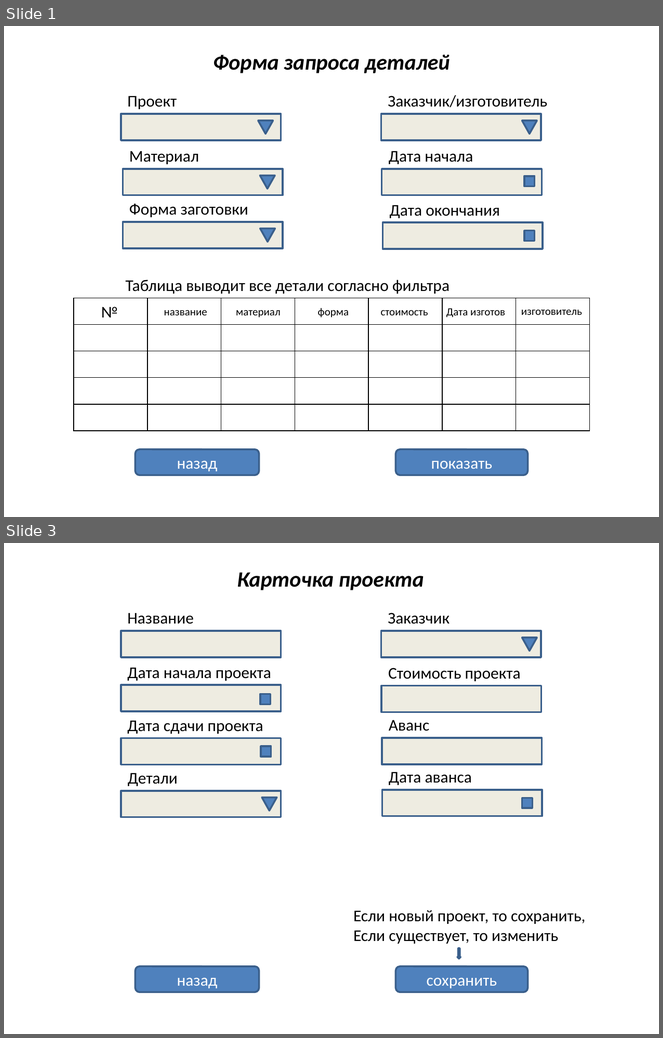
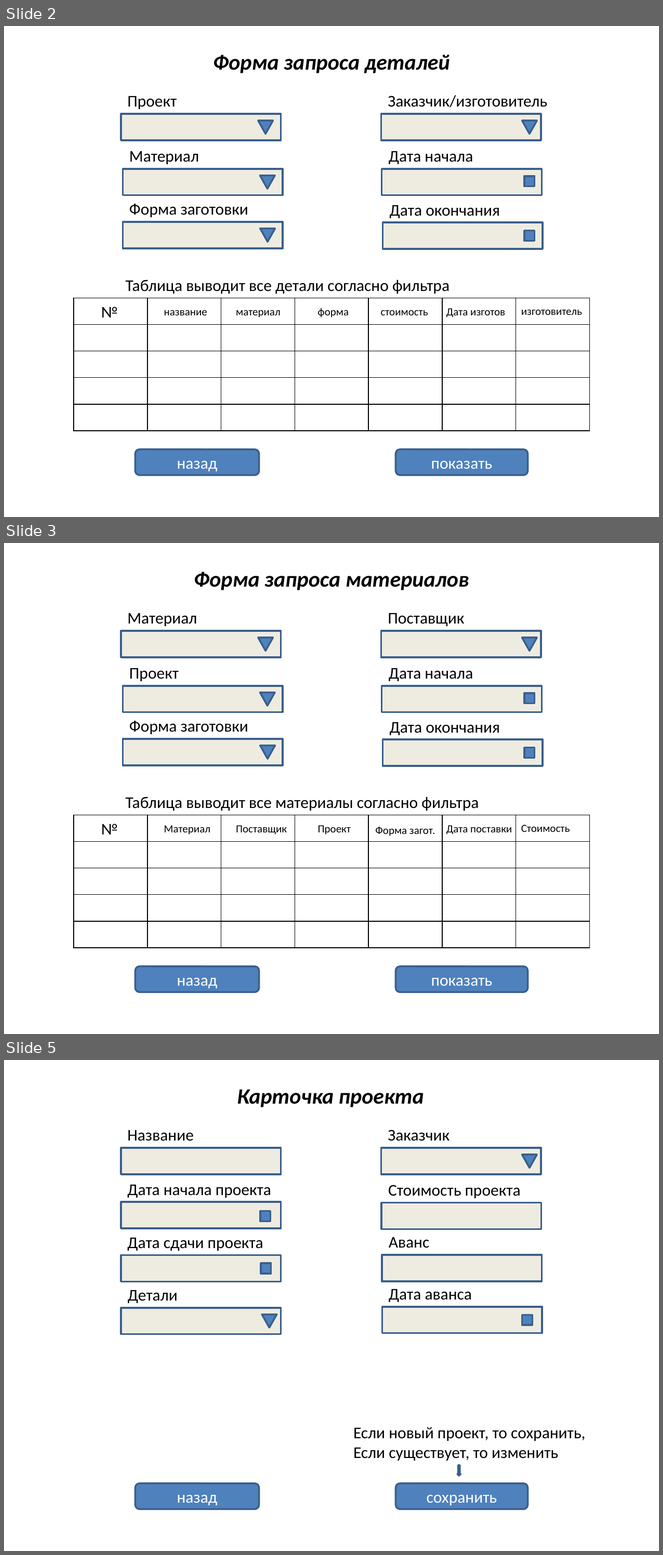
Before and after one commit to ytsep/projects_TPI, a slide deck: ПроектыТПИ.pptx. Shown one above the other, each under a label of ours: slides 1 and 3 before the commit, slides 2, 3 and 5 after it; the slides between them are not shown. The pictures are 663x1038 and 663x1555 pixels, drawn with LibreOffice and Linux fonts; fonts in the diff are those of the drawing. Boxes give left, top, right and bottom in pixels: in the first picture for what was removed or moved away, otherwise in the second. Text is boxed around its words. In the diff, an @@ line names an element or a change of style, - is before the commit and + after.

```diff
--- a/ПроектыТПИ.pptx
+++ b/ПроектыТПИ.pptx
@@ slide 3 added at (x1=4, y1=543, x2=659, y2=1034), background #FFFFFF @@
@@ text added at (x1=194, y1=572, x2=469, y2=590), 24 pt, text #000000, bold, italic @@
+Форма запроса материалов
@@ text added at (x1=127, y1=613, x2=197, y2=626), 18 pt, text #000000 @@
+Материал
@@ text added at (x1=388, y1=613, x2=464, y2=627), 18 pt, text #000000 @@
+Поставщик
@@ rectangle added at (x1=122, y1=631, x2=281, y2=657), fill #EEECE1, outline #3A5F8C 2 pt @@
@@ rectangle added at (x1=382, y1=631, x2=541, y2=657), fill #EEECE1, outline #3A5F8C 2 pt @@
@@ flow chart merge added at (x1=258, y1=637, x2=273, y2=651), fill #4F81BD, outline #3A5F8C 2 pt @@
@@ flow chart merge added at (x1=522, y1=637, x2=538, y2=651), fill #4F81BD, outline #3A5F8C 2 pt @@
@@ text added at (x1=129, y1=668, x2=179, y2=681), 18 pt, text #000000 @@
+Проект
@@ text added at (x1=389, y1=668, x2=473, y2=681), 18 pt, text #000000 @@
+Дата начала
@@ rectangle added at (x1=123, y1=686, x2=283, y2=712), fill #EEECE1, outline #3A5F8C 2 pt @@
@@ flow chart merge added at (x1=260, y1=692, x2=275, y2=705), fill #4F81BD, outline #3A5F8C 2 pt @@
@@ rectangle added at (x1=382, y1=686, x2=542, y2=712), fill #EEECE1, outline #3A5F8C 2 pt @@
@@ rectangle added at (x1=524, y1=693, x2=535, y2=704), fill #4F81BD, outline #3A5F8C 2 pt @@
@@ text added at (x1=129, y1=721, x2=248, y2=734), 18 pt, text #000000 @@
+Форма заготовки
@@ text added at (x1=390, y1=722, x2=500, y2=735), 18 pt, text #000000 @@
+Дата окончания
@@ rectangle added at (x1=123, y1=739, x2=283, y2=765), fill #EEECE1, outline #3A5F8C 2 pt @@
@@ flow chart merge added at (x1=260, y1=745, x2=275, y2=759), fill #4F81BD, outline #3A5F8C 2 pt @@
@@ rectangle added at (x1=383, y1=740, x2=543, y2=766), fill #EEECE1, outline #3A5F8C 2 pt @@
@@ rectangle added at (x1=524, y1=748, x2=535, y2=759), fill #4F81BD, outline #3A5F8C 2 pt @@
@@ text added at (x1=126, y1=797, x2=479, y2=811), 18 pt, text #000000 @@
+Таблица выводит все материалы согласно фильтра
@@ table added at (x1=74, y1=815, x2=588, y2=948), 5 rows, 7 columns @@
+ | на |  |  |  |  | 
+ |  |  |  |  |  | 
+ |  |  |  |  |  | 
+ |  |  |  |  |  | 
+ |  |  |  |  |  | 
@@ text added at (x1=101, y1=824, x2=118, y2=835), 18 pt, text #000000 @@
+№
@@ text added at (x1=164, y1=825, x2=210, y2=835), 12 pt, text #000000 @@
+Материал
@@ text added at (x1=236, y1=825, x2=287, y2=835), 12 pt, text #000000 @@
+Поставщик
@@ text added at (x1=318, y1=825, x2=351, y2=835), 12 pt, text #000000 @@
+Проект
@@ text added at (x1=375, y1=827, x2=435, y2=836), 12 pt, text #000000 @@
+Форма загот.
@@ text added at (x1=447, y1=825, x2=512, y2=835), 12 pt, text #000000 @@
+Дата поставки
@@ text added at (x1=521, y1=825, x2=570, y2=832), 12 pt, text #000000 @@
+Стоимость
@@ rounded rectangle added at (x1=135, y1=967, x2=259, y2=992), fill #4F81BD, outline #3A5F8C 2 pt, 18 pt, text #FFFFFF @@
+назад
@@ rounded rectangle added at (x1=396, y1=967, x2=528, y2=992), fill #4F81BD, outline #3A5F8C 2 pt, 18 pt, text #FFFFFF @@
+показать
@@ what was slide 1 is now slide 2 @@
@@ what was slide 3 is now slide 5 @@
```
Also in this commit, not shown: 2 slides changed, 1 other slide added.
